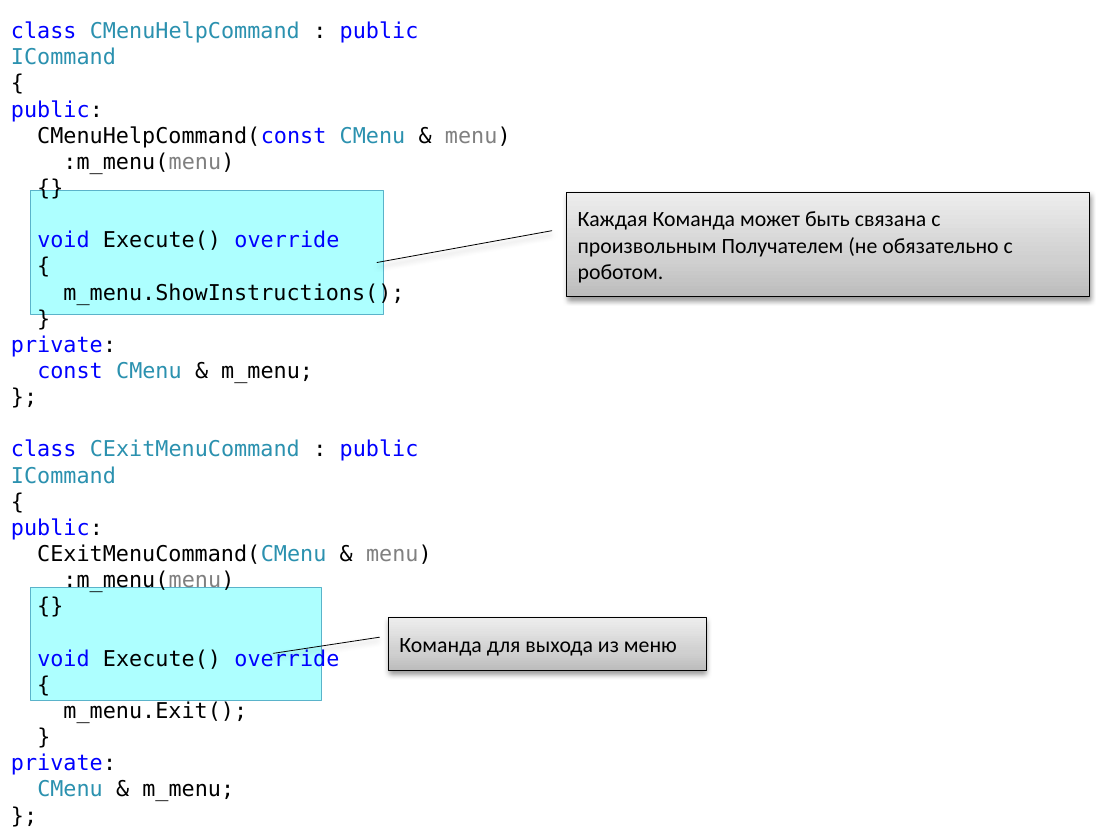
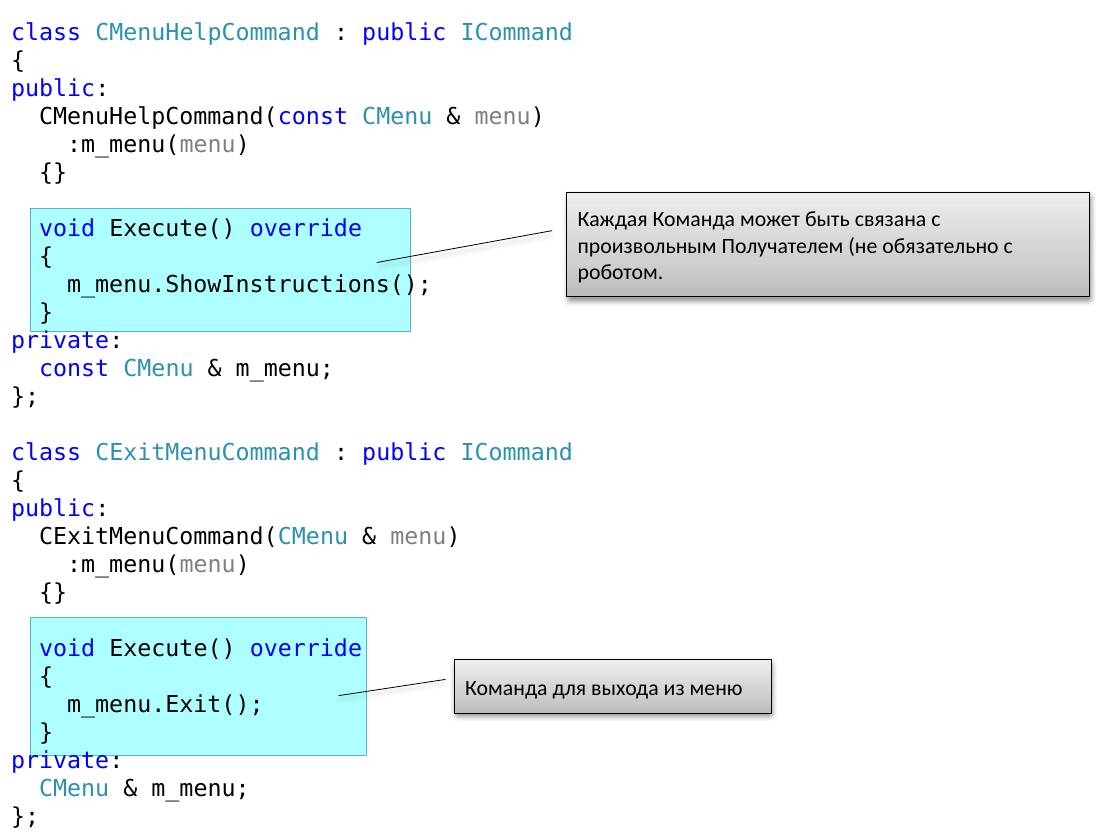
Before and after one commit to iv-sergius/ood, a slide deck: slide 12 of lectures/06.command/command.pptx. Drawn at 1120x840 pixels with LibreOffice and Linux fonts; fonts in the diff are those of the drawing. Boxes give left, top, right and bottom in pixels: in the first picture for what was removed or moved away, otherwise in the second. Text is boxed around its words. In the diff, an @@ line names an element or a change of style, - is before the commit and + after.

```diff
--- a/lectures/06.command/command.pptx
+++ b/lectures/06.command/command.pptx
@@ text "class CMenuHelpCommand : public ICommand" at [11, 22, 573, 802]: size 14 to 15 pt @@
@@ rectangle: place and size @@
-rectangle at [31, 190, 384, 314]
+rectangle at [31, 208, 411, 332]
@@ rectangle: place and size @@
-rectangle at [31, 588, 323, 701]
+rectangle at [31, 617, 366, 755]
@@ border callout "Команда для выхода из меню": place and size @@
-border callout "Команда для выхода из меню" at [389, 617, 706, 670]
+border callout "Команда для выхода из меню" at [455, 660, 772, 712]
```
Also in this commit, not shown: 4 other slides changed.
